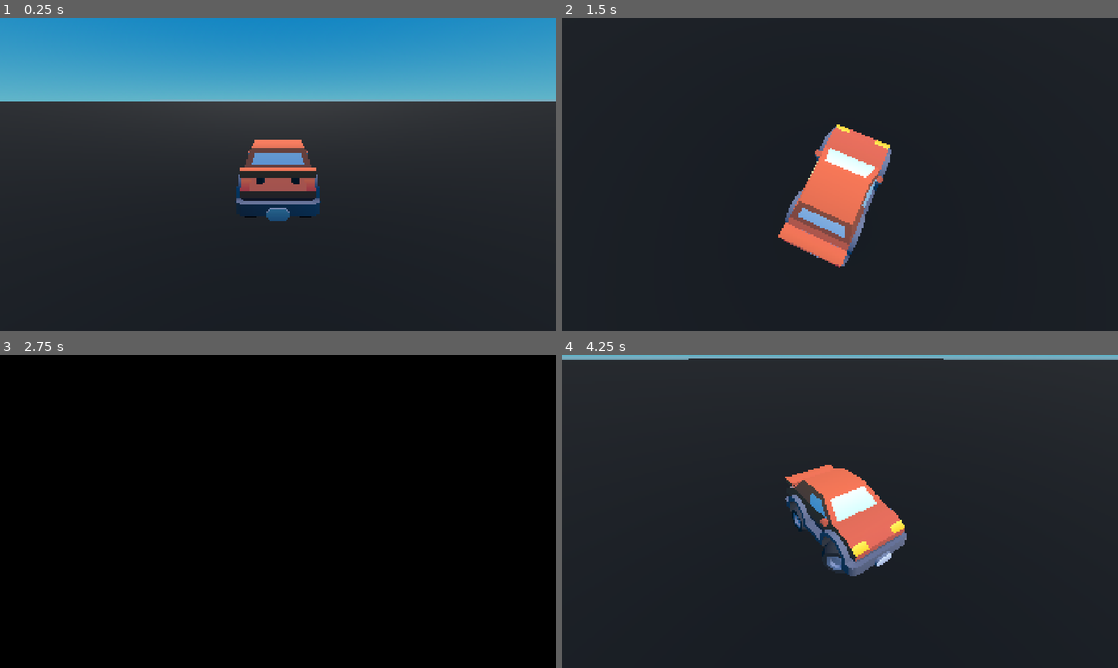
Above: before the commit, frames 1-4 (two rows, left to right).
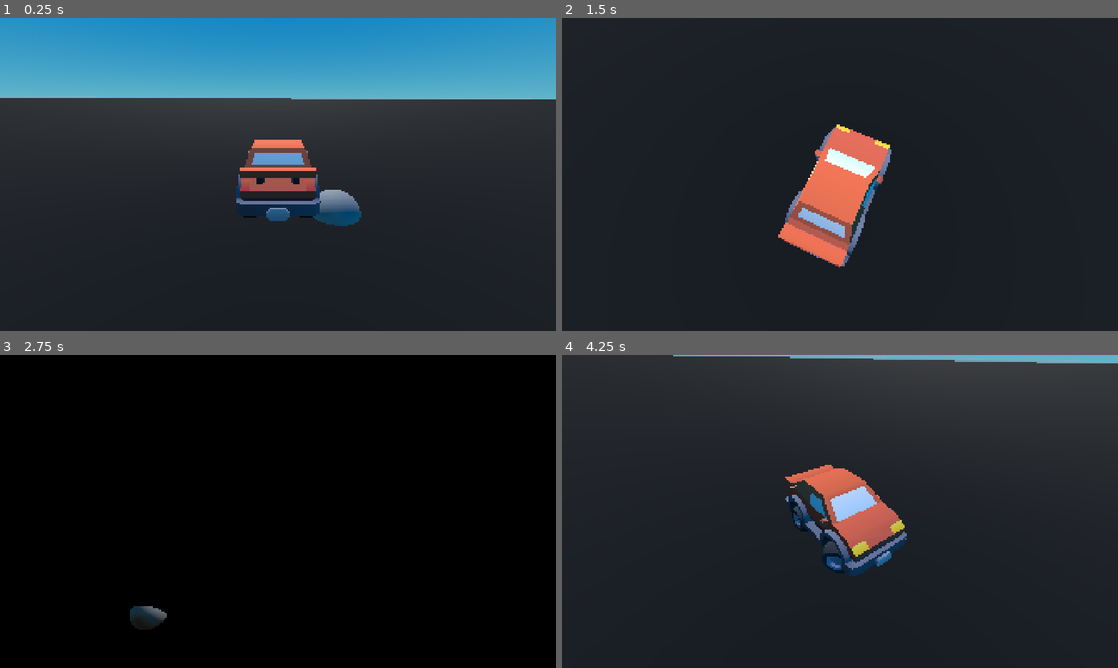
Above: after the commit, the same moments.

Repository: akanksh-ch/kar-game
Game: Godot game, scene res://Scenes/main.tscn
The game is run twice, just before and just after one commit, with the same random seed, the same clock (stepped at 60 frames per second) and the same inputs.
Inputs (mouse positions are in pixels of both pictures, inside the frame that each line leads up to):
- Up to frame 1 (0.25 s): no input
- Up to frame 2 (1.5 s): tap Enter at 0.5 s; move the mouse to (962, 158) at 0.52 s; hold D (Right) 0.53-1.28 s; hold W (Gas) 0.53-1.28 s; move the mouse to (728, 190) at 1.27 s; hold S (Brake) from 1.28 s (still down); tap W (Gas) at 1.35 s
- Up to frame 3 (2.75 s): tap Space at 2 s; move the mouse to (333, 442) at 2.02 s; release S (Brake) at 2.03 s; hold D (Right) from 2.03 s (still down); hold W (Gas) from 2.03 s (still down)
- Up to frame 4 (4.25 s): move the mouse to (812, 574) at 2.77 s; release W (Gas) at 2.78 s; tap W (Gas) at 2.85 s; move the mouse to (1006, 558) at 3.52 s; release D (Right) at 3.53 s; hold A (Left) from 3.53 s (still down); hold W (Gas) from 3.53 s (still down)

The runs differ from the first frame. In frame 1, 1.8% of the frame differs, in the area x 0-100%, y 24-67%; in frame 2, 0.2%; in frame 3, 0.3%; in frame 4, 4.4%, in the area x 0-100%, y 0-71%.

Commit message:
Changing values

Diff:
--- a/Scenes/level_1.tscn
+++ b/Scenes/level_1.tscn
@@ -10,14 +10,28 @@
 [sub_resource type="StandardMaterial3D" id="StandardMaterial3D_yf5fn"]
 albedo_color = Color(0, 0, 0, 1)
 
+[sub_resource type="SphereShape3D" id="SphereShape3D_g4v7s"]
+
+[sub_resource type="SphereMesh" id="SphereMesh_g4v7s"]
+
 [node name="level_1" type="Node3D" unique_id=862061683]
 
 [node name="StaticBody3D" type="StaticBody3D" parent="." unique_id=2140228268]
 
 [node name="CollisionShape3D" type="CollisionShape3D" parent="StaticBody3D" unique_id=2134028303]
 shape = SubResource("BoxShape3D_g4v7s")
+debug_fill = false
 
 [node name="MeshInstance3D" type="MeshInstance3D" parent="StaticBody3D" unique_id=1475187289]
 transform = Transform3D(1, 0, 0, 0, 1, 0, 0, 0, 1, -0.0037782192, 0, 0)
 mesh = SubResource("BoxMesh_g4v7s")
 surface_material_override/0 = SubResource("StandardMaterial3D_yf5fn")
+
+[node name="Ball" type="StaticBody3D" parent="." unique_id=644047969]
+transform = Transform3D(1, 0, 0, 0, 1, 0, 0, 0, 1, -0.9529247, 0, -0.621279)
+
+[node name="CollisionShape3D" type="CollisionShape3D" parent="Ball" unique_id=1940970113]
+shape = SubResource("SphereShape3D_g4v7s")
+
+[node name="MeshInstance3D" type="MeshInstance3D" parent="Ball" unique_id=111152083]
+mesh = SubResource("SphereMesh_g4v7s")
--- a/Scripts/kar.gd
+++ b/Scripts/kar.gd
@@ -1,7 +1,7 @@
 extends VehicleBody3D
 
 @onready var wheels: Array[VehicleWheel3D] = [$wheel_back_left, $wheel_back_right, $wheel_front_left, $wheel_front_right]
-@export var EngineForce = 1275
+@export var EngineForce = 6000
 @export var BrakingForce = 150
 
 # Configuration
@@ -11,6 +11,8 @@
 		wheel.set_suspension_travel(0.05)
 		wheel.set_damping_compression(0.5)
 		wheel.set_damping_relaxation(0.8)
+		wheel.set_friction_slip(1.0)
+		wheel.set_roll_influence(1.0)
 		#wheel.set_suspension_rest_length(0.35)
 
 		#print(
